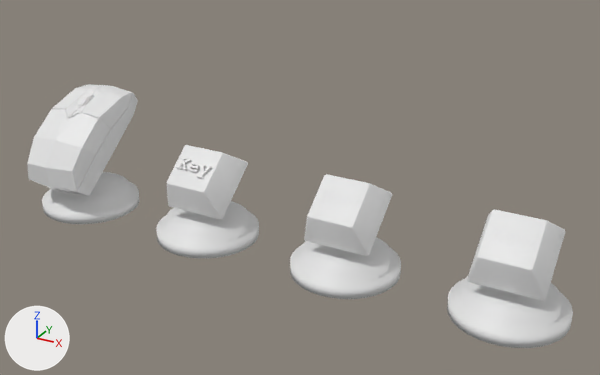
Two versions of the Blender file src/webgl/button/buttons.blend, one commit apart.
Rendered twice from a 50 mm camera at (7.17, -12.0, 7.45) aimed at (0.59, -0.05, 1.47). Lighting does not change. The marker at lower left points along +X, +Y and +Z.

Names of what the first picture shows: 'keyboard', 'motion', 'mouse', 'sound'.
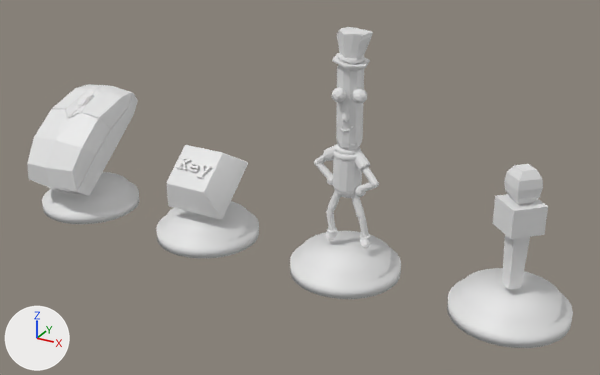
Diff of the bpy script that builds the scene:
```diff
--- a/src/webgl/button/buttons.blend.py
+++ b/src/webgl/button/buttons.blend.py
@@ me_sound @@
 # used by ob_sound; location = (4.5, 0.0, 0.0)
-me_sound.from_pydata(...)  # 306 vertices, 136 faces; spans x -1.0..1.0, y -1.0..1.0, z 0.0..1.81
+me_sound.from_pydata(...)  # 164 vertices, 132 faces; spans x -1.0..1.0, y -1.0..1.0, z 0.0..2.61
+# me_sound part 1: a new loose piece of 36 vertices spanning x -0.41..0.41, y -0.41..0.41, z 0.54..2.61
+# me_sound part 2: the loose piece of 60 vertices spanning x -0.35..-0.11, y -0.41..-0.23, z 1.48..1.64 is deleted
+# me_sound part 3: the loose piece of 45 vertices spanning x 0.14..0.37, y -0.48..-0.28, z 1.43..1.6 is deleted
+# me_sound part 4: the loose piece of 44 vertices spanning x -0.63..0.64, y -0.67..0.55, z 0.64..1.81 is deleted
+# me_sound part 5: the loose piece of 29 vertices spanning x -0.1..0.11, y -0.42..-0.27, z 1.48..1.6 is deleted
@@ me_motion @@
 # used by ob_motion; location = (1.5, 0.0, 0.0)
-me_motion.from_pydata(...)  # 306 vertices, 136 faces; spans x -1.0..1.0, y -1.0..1.0, z 0.0..1.81
+me_motion.from_pydata(...)  # 2340 vertices, 1597 faces; spans x -1.0..1.0, y -1.0..1.0, z 0.0..4.41
+# me_motion part 6: the loose piece of 60 vertices spanning x -0.35..-0.11, y -0.41..-0.23, z 1.48..1.64 is deleted
+# me_motion part 7: the loose piece of 45 vertices spanning x 0.14..0.37, y -0.48..-0.28, z 1.43..1.6 is deleted
+# me_motion part 8: the loose piece of 29 vertices spanning x -0.1..0.11, y -0.42..-0.27, z 1.48..1.6 is deleted
+# me_motion part 9: 44 vertices removed from x -0.63..0.64, y -0.67..0.55, z 0.64..1.81; 1765 vertices added at x -0.71..0.64, y -0.39..0.33, z 0.5..4.41
+# me_motion part 10: the surface is now shaded flat
```

What differs and where, as boxes [x1, y1, x2, y2] in the pictures (600 x 375 px):
'motion', reshaped (117% taller)
    before: [290, 174, 401, 299]
    after: [290, 27, 401, 299]
'sound', reshaped (32% taller)
    before: [447, 209, 573, 348]
    after: [447, 164, 573, 348]
part 1 of me_sound, added
    after: [493, 164, 548, 289]
part 2 of me_sound, deleted
    before: [489, 226, 507, 242]
part 3 of me_sound, deleted
    before: [518, 236, 537, 253]
part 4 of me_sound, deleted
    before: [467, 209, 566, 301]
part 5 of me_sound, deleted
    before: [505, 233, 519, 245]
part 6 of me_motion, deleted
    before: [318, 189, 335, 203]
part 7 of me_motion, deleted
    before: [343, 197, 359, 212]
part 8 of me_motion, deleted
    before: [333, 195, 344, 205]
part 9 of me_motion, built on
    before: [304, 174, 393, 256]
